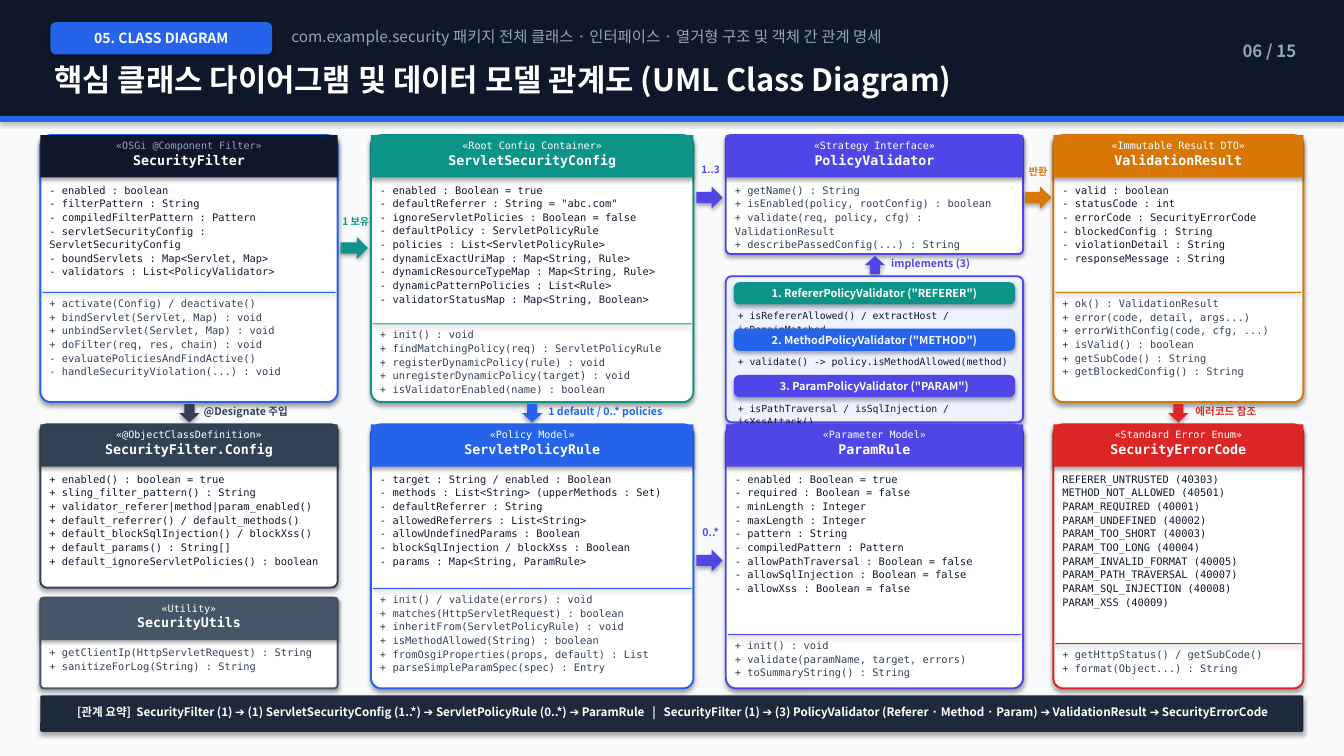
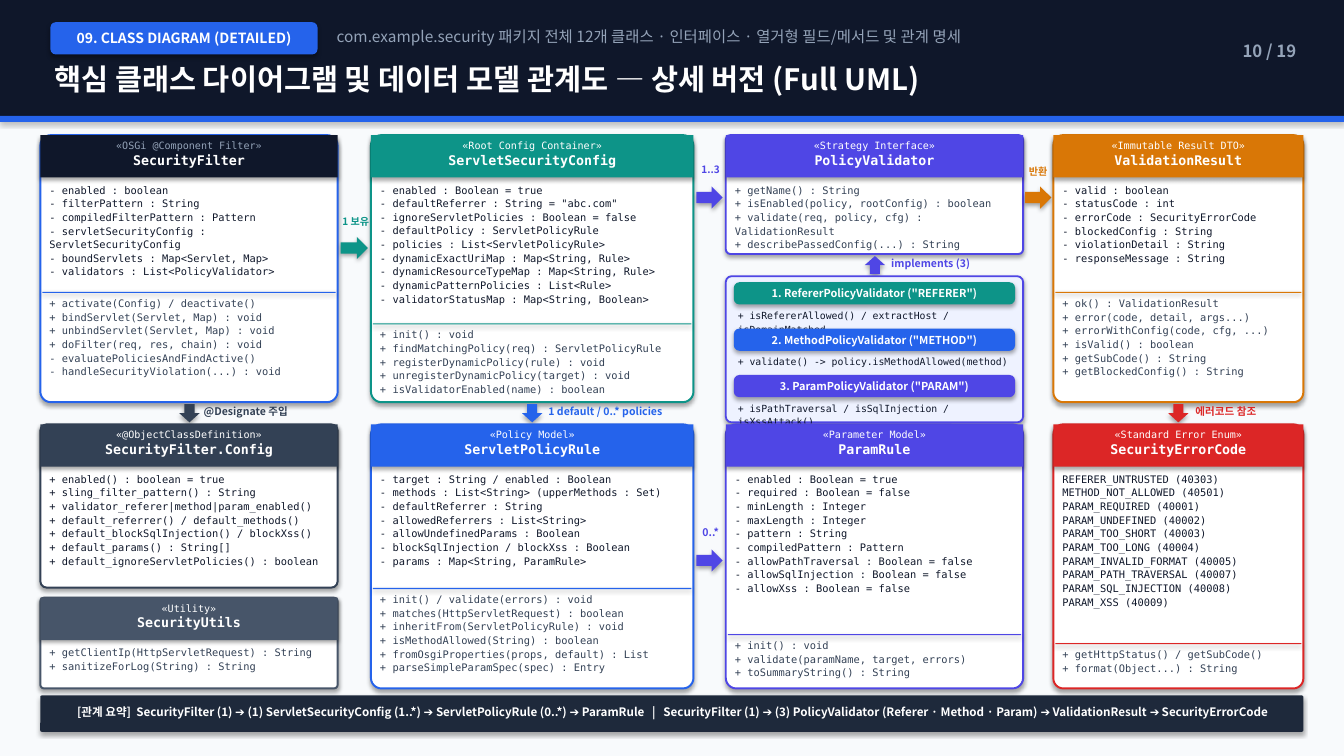
Before and after one commit to suafafa/security-simple, a slide deck: slide 10 of docs/AEM_Security_Simple_Architecture_Guide.pptx (slide 6 before the commit). Drawn at 1344x756 pixels with LibreOffice and Linux fonts; fonts in the diff are those of the drawing. Boxes give left, top, right and bottom in pixels: in the first picture for what was removed or moved away, otherwise in the second. Text is boxed around its words. In the diff, an @@ line names an element or a change of style, - is before the commit and + after.

Commit message:
Add simple/detailed architecture & class diagrams and split Phase 1, 2, 3 sequence diagrams with Actor figures in PPT

```diff
--- a/docs/AEM_Security_Simple_Architecture_Guide.pptx
+++ b/docs/AEM_Security_Simple_Architecture_Guide.pptx
@@ rounded rectangle "09. CLASS DIAGRAM (DETAILED)": place and size @@
-rounded rectangle "09. CLASS DIAGRAM (DETAILED)" at [50,22,272,54]
+rounded rectangle "09. CLASS DIAGRAM (DETAILED)" at [50,22,318,54]
@@ text at [337,29,961,46]: text changed @@
-com.example.security 패키지 전체 클래스 · 인터페이스 · 열거형 구조 및 객체 간 관계 명세
+com.example.security 패키지 전체 12개 클래스 · 인터페이스 · 열거형 필드/메서드 및 관계 명세
@@ text in rounded rectangle at [77,31,291,46]: text changed @@
-05. CLASS DIAGRAM
+09. CLASS DIAGRAM (DETAILED)
@@ text at [1243,44,1296,57]: text changed @@
-06 / 15
+10 / 19
@@ text at [54,65,919,96]: text changed; size 22 to 21 pt @@
-핵심 클래스 다이어그램 및 데이터 모델 관계도 (UML Class Diagram)
+핵심 클래스 다이어그램 및 데이터 모델 관계도 — 상세 버전 (Full UML)
```
Also in this commit, not shown: 12 other slides changed, 5 slides added, 1 slide removed, 2 other files.
